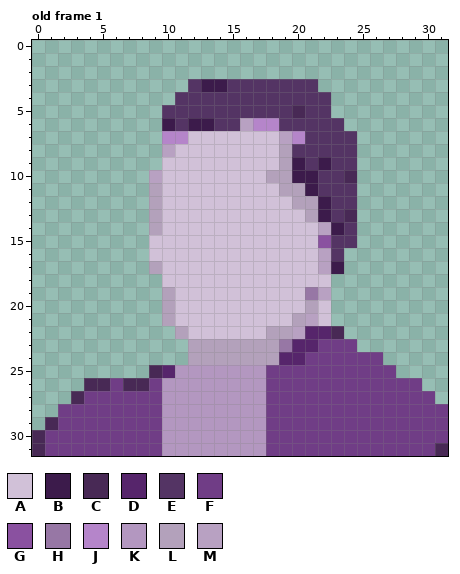
Pixel-art file: static/assets/democracy/PROJECTS/_TEMPLATE.aseprite. The picture above was drawn from the file before the commit.
32x32 pixels, 1 frame. Colours within 5 levels of each other are drawn and written as one. Shown: old frame 1. The commit also changed other frames, which this record leaves out.
Palette (. is transparent): A #d1c1d8  B #3c1b4b  C #482955  D #56256b  E #543464  F #703d86  G #8a51a0  H #9777a5  J #b585ca  K #b397c0  L #b3a1bb  M #b8a1c2
New version:
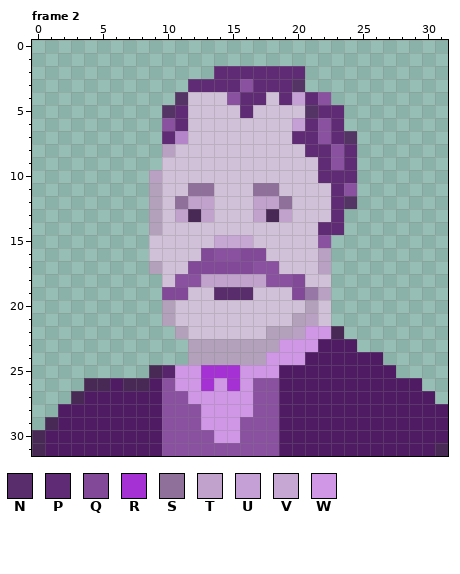
Colours new in this view: N #592d6b  P #602b75  Q #814997  R #a530d3  S #8f709b  T #c0a2cc  U #c5a0d6  V #c6a6d3  W #d097e7
A new or re-ordered frame is compared with the old frame closest to it.
The edit:
frames 1 -> 6
Colour F changes from #703d86 to #4f1c64.
Frame 2 is new; against old frame 1:
Colour A replaces colour B in row 6 at x 12 to 13; in row 9 at x 20; in row 10 at x 20 to 21; in row 11 at x 21; in rows 12 to 13 at x 22.
Colour A replaces colour C in row 5 at x 20.
Colour A replaces colour E in row 4 at x 12 to 14 and 18; in row 5 at x 12 to 15 and 17 to 19; in row 6 at x 14 to 15 and 19; in row 8 at x 20; in row 9 at x 21; in row 11 at x 22.
Colour A replaces colour J in row 6 at x 17 to 18.
Colour A replaces colour L in rows 8 to 9 at x 19; in row 10 at x 18 to 19; in row 11 at x 19 to 20; in row 12 at x 20 to 21; in row 13 at x 21.
Colour A replaces colour M in row 6 at x 16; in row 7 at x 19.
Colour C replaces colour A in row 13 at x 12 and 18.
Colour G replaces colour A in row 16 at x 14 to 15; in row 17 at x 17 to 18; in row 18 at x 11 to 12 and 18 to 19.
Colour G replaces colour B in row 6 at x 10.
Colour G replaces colour E in row 3 at x 16; in row 4 at x 15 and 22; in rows 6 to 7 at x 22; in rows 8 to 9 at x 23; in row 11 at x 24.
Colour G replaces colour F in rows 26 to 31 at x 18.
Colour G replaces colour K in row 26 at x 10 and 17; in row 27 at x 10 to 11 and 17; in row 28 at x 10 to 12 and 17; in row 29 at x 10 to 12 and 16 to 17; in row 30 at x 10 to 13 and 16 to 17; in row 31 at x 10 to 17.
Colour N replaces colour A in row 19 at x 14 to 16.
Colour P is added in row 2 at x 14 to 20; in row 5 at x 23.
Colour P replaces colour B in row 3 at x 13 to 14; in row 9 at x 22; in row 14 at x 23.
Colour P replaces colour C in row 10 at x 24.
Colour P replaces colour E in row 3 at x 12, 15 and 17 to 19; in row 4 at x 16 to 17, 19 and 21; in row 5 at x 11, 16 and 22; in row 6 at x 11, 21 and 23; in row 7 at x 21 and 23; in row 8 at x 21 to 22 and 24.
Colour P replaces colour E in row 9 at x 24; in row 10 at x 22 to 23; in rows 11 to 13 at x 23.
Colour P replaces colour J in row 7 at x 10 and 20.
Colour P replaces colour M in row 14 at x 22.
Colour Q replaces colour A in row 16 at x 13 and 16 to 17; in row 17 at x 12 to 16; in row 18 at x 20; in row 19 at x 11 and 20.
Colour Q replaces colour L in row 19 at x 10.
Colour R replaces colour K in row 25 at x 13 to 15; in row 26 at x 13 and 15.
Colour S replaces colour A in row 11 at x 12 to 13 and 17 to 18; in row 12 at x 11 and 19.
Colour T replaces colour A in row 12 at x 12 to 13 and 17 to 18; in row 13 at x 11, 13, 17 and 19; in row 18 at x 13 to 17.
Colour U replaces colour E in row 4 at x 20; in row 6 at x 20.
Colour V replaces colour A in row 15 at x 14 to 16.
Colour W replaces colour D in row 22 at x 21 to 22; in row 23 at x 20 to 21; in row 24 at x 19 to 20.
Colour W replaces colour F in row 25 at x 18.
Colour W replaces colour H in row 23 at x 19.
Colour W replaces colour K in row 25 at x 11 to 12 and 16 to 17; in row 26 at x 11 to 12, 14 and 16; in row 27 at x 12 to 16; in row 28 at x 13 to 16; in row 29 at x 13 to 15; in row 30 at x 14 to 15.
Colour W replaces colour L in row 24 at x 18.
The edit erases colour B in row 17 at x 23.
The edit erases colour C in row 13 at x 24.
The edit erases colour E in row 3 at x 21; in row 14 at x 24; in row 15 at x 23 to 24; in row 16 at x 23.
Pixel boxes of the changes (left, top, right, bottom) in both pictures:
changed: (45, 66, 448, 456)
